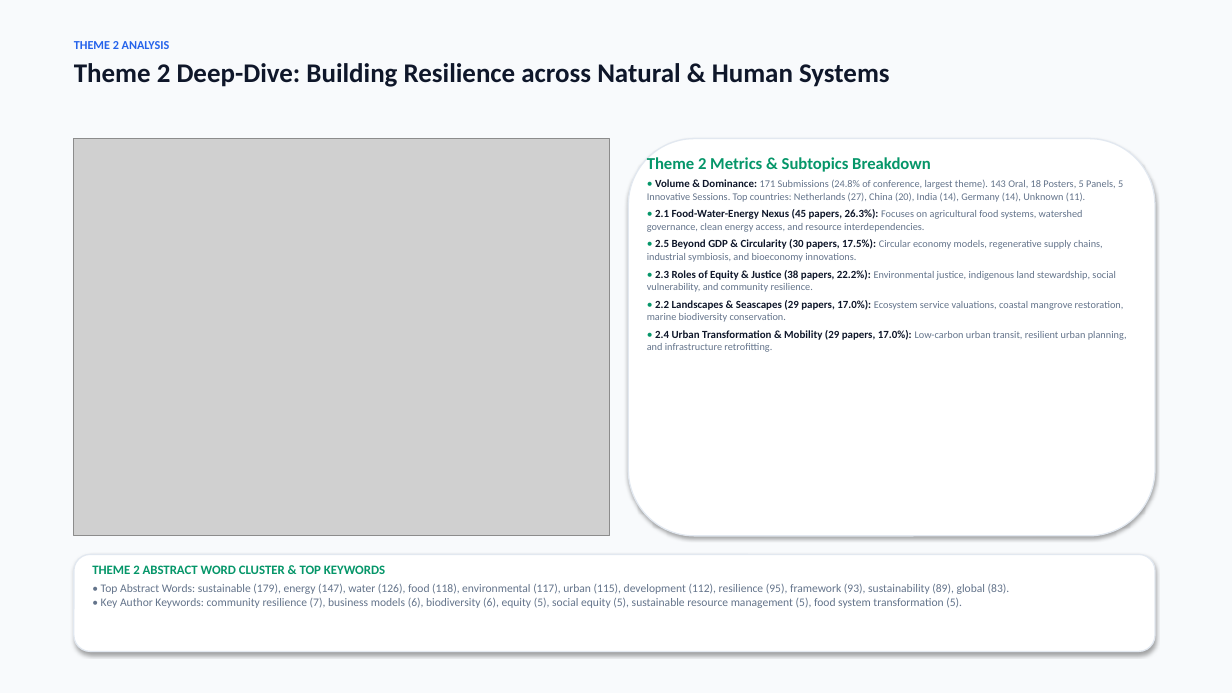
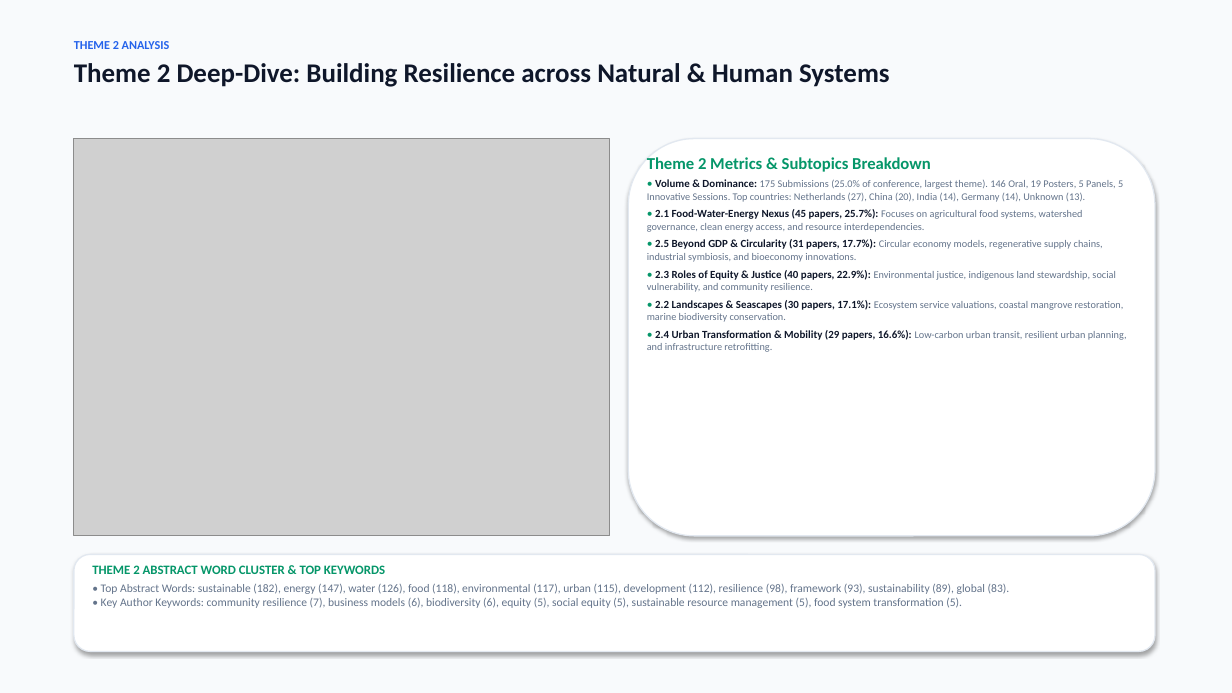
Before and after one commit to ponraj-aru/gsc2027-dashboard, a slide deck: slide 8 of GSC2027_Abstract_Submissions_Analysis_Report.pptx. Drawn at 1232x693 pixels with LibreOffice and Linux fonts; fonts in the diff are those of the drawing; grey boxes stand for pictures. Boxes give left, top, right and bottom in pixels: in the first picture for what was removed or moved away, otherwise in the second. Text is boxed around its words. In the diff, an @@ line names an element or a change of style, - is before the commit and + after.

Commit message:
Update dashboard with latest abstracts from adminPapersBrowse_2026-10-29_03-41-17.doc as of 2026-10-29 08:13:23

```diff
--- a/GSC2027_Abstract_Submissions_Analysis_Report.pptx
+++ b/GSC2027_Abstract_Submissions_Analysis_Report.pptx
@@ text at [647, 179, 1127, 352]: text changed @@
-• Volume & Dominance: 171 Submissions (24.8% of conference, largest theme). 143 Oral, 18 Posters, 5 Panels, 5 Innovative Sessions. Top countries: Netherlands (27), China (20), India (14), Germany (14), Unknown (11).
-• 2.1 Food-Water-Energy Nexus (45 papers, 26.3%): Focuses on agricultural food systems, watershed governance, clean energy access, and resource interdependencies.
-• 2.5 Beyond GDP & Circularity (30 papers, 17.5%): Circular economy models, regenerative supply chains, industrial symbiosis, and bioeconomy innovations.
-• 2.3 Roles of Equity & Justice (38 papers, 22.2%): Environmental justice, indigenous land stewardship, social vulnerability, and community resilience.
-• 2.2 Landscapes & Seascapes (29 papers, 17.0%): Ecosystem service valuations, coastal mangrove restoration, marine biodiversity conservation.
-• 2.4 Urban Transformation & Mobility (29 papers, 17.0%): Low-carbon urban transit, resilient urban planning, and infrastructure retrofitting.
+• Volume & Dominance: 175 Submissions (25.0% of conference, largest theme). 146 Oral, 19 Posters, 5 Panels, 5 Innovative Sessions. Top countries: Netherlands (27), China (20), India (14), Germany (14), Unknown (13).
+• 2.1 Food-Water-Energy Nexus (45 papers, 25.7%): Focuses on agricultural food systems, watershed governance, clean energy access, and resource interdependencies.
+• 2.5 Beyond GDP & Circularity (31 papers, 17.7%): Circular economy models, regenerative supply chains, industrial symbiosis, and bioeconomy innovations.
+• 2.3 Roles of Equity & Justice (40 papers, 22.9%): Environmental justice, indigenous land stewardship, social vulnerability, and community resilience.
+• 2.2 Landscapes & Seascapes (30 papers, 17.1%): Ecosystem service valuations, coastal mangrove restoration, marine biodiversity conservation.
+• 2.4 Urban Transformation & Mobility (29 papers, 16.6%): Low-carbon urban transit, resilient urban planning, and infrastructure retrofitting.
@@ text at [101, 584, 1010, 608]: text changed @@
-• Top Abstract Words: sustainable (179), energy (147), water (126), food (118), environmental (117), urban (115), development (112), resilience (95), framework (93), sustainability (89), global (83).
-• Key Author Keywords: community resilience (7), business models (6), biodiversity (6), equity (5), social equity (5), sustainable resource management (5), food system transformation (5).
+• Top Abstract Words: sustainable (182), energy (147), water (126), food (118), environmental (117), urban (115), development (112), resilience (98), framework (93), sustainability (89), global (83).
+• Key Author Keywords: community resilience (7), business models (6), biodiversity (6), equity (5), social equity (5), sustainable resource management (5), food system transformation (5).
```
Also in this commit, not shown: 14 other slides changed, 32 other files.
